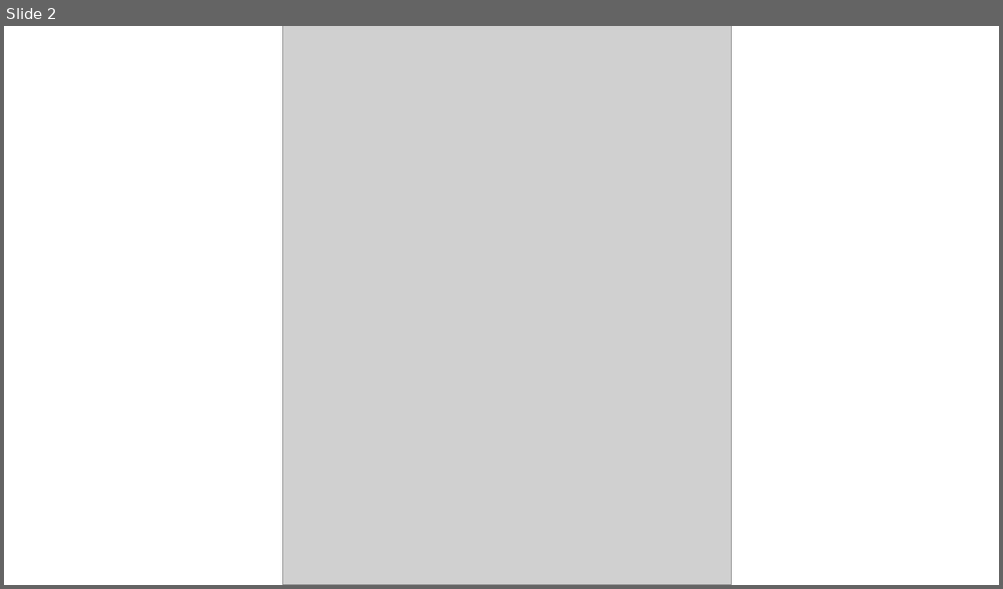
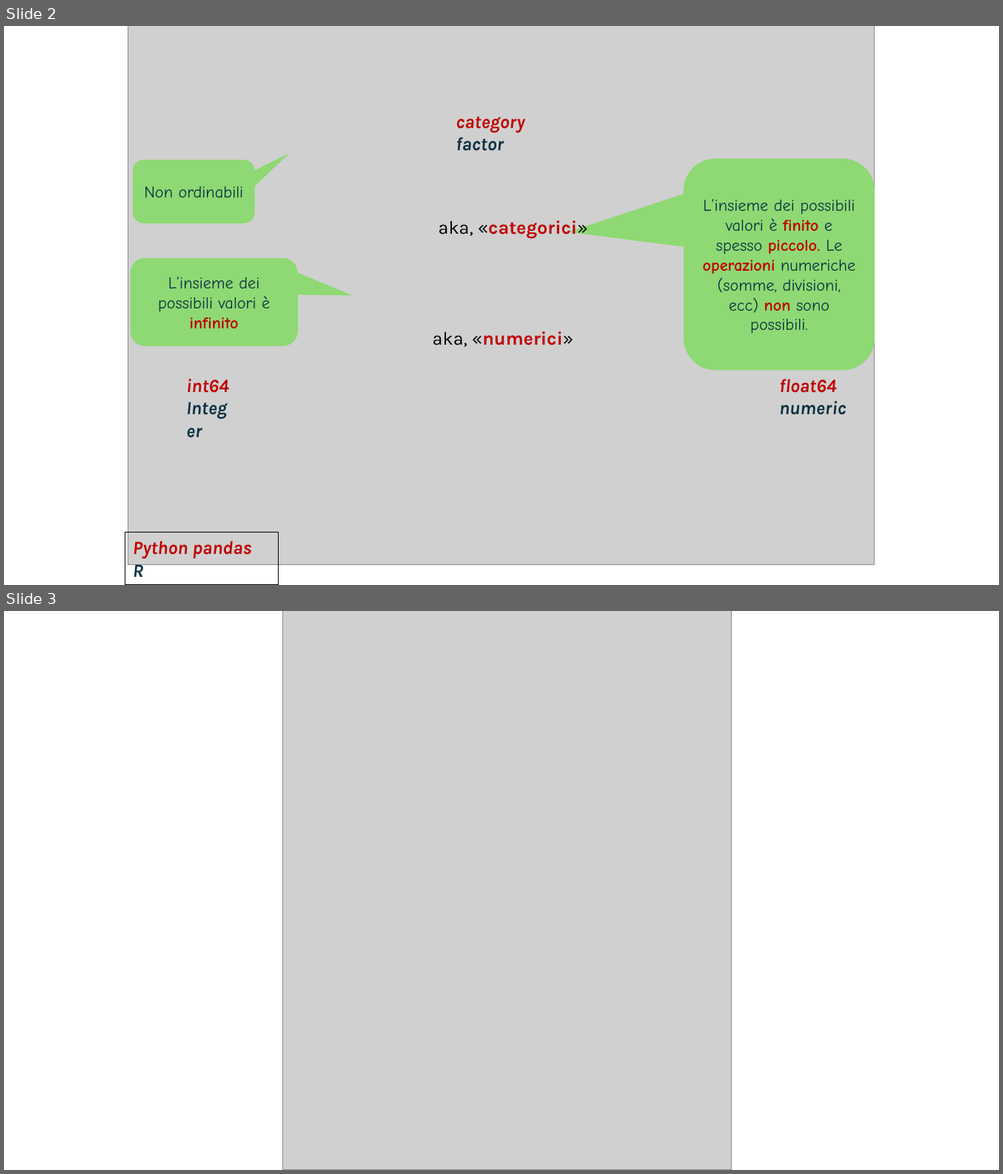
Before and after one commit to antonio-corsi/Corso-ML-Unicredit-settembre-2026, a slide deck: slide.pptx. Shown one above the other, each under a label of ours: slide 2 before the commit, slides 2 and 3 after it. The pictures are 1003x589 and 1003x1174 pixels, drawn with LibreOffice and Linux fonts; fonts in the diff are those of the drawing; grey boxes stand for pictures. Boxes give left, top, right and bottom in pixels: in the first picture for what was removed or moved away, otherwise in the second. Text is boxed around its words. In the diff, an @@ line names an element or a change of style, - is before the commit and + after.

```diff
--- a/slide.pptx
+++ b/slide.pptx
@@ slide 2 added at box(4, 26, 999, 585), background #FFFFFF @@
@@ picture added at box(128, 26, 875, 565) @@
@@ text added at box(455, 116, 524, 151), 18 pt, text #C00000, bold, italic @@
+category
+factor
@@ rounded speech box added at box(684, 158, 875, 371), fill #8ED973, 16 pt, text #0B3041 @@
+L’insieme dei possibili valori è finito e spesso piccolo. Le operazioni numeriche (somme, divisioni, ecc) non sono possibili.
@@ rounded speech box added at box(133, 159, 255, 223), fill #8ED973, 16 pt, text #0B3041 @@
+Non ordinabili
@@ text added at box(438, 221, 588, 238), 18 pt, text #C00000, bold @@
+aka, «categorici»
@@ rounded speech box added at box(130, 258, 297, 346), fill #8ED973, 16 pt, text #0B3041 @@
+L’insieme dei possibili valori è infinito
@@ text added at box(432, 332, 573, 347), 18 pt, text #C00000, bold @@
+aka, «numerici»
@@ text added at box(186, 379, 229, 438), 18 pt, text #0B3041, bold, italic @@
+int64
+Integ er
@@ text added at box(779, 379, 846, 415), 18 pt, text #C00000, bold, italic @@
+float64
+numeric
@@ rectangle added at box(125, 533, 279, 585), outline #000000 0.75 pt, 18 pt, text #C00000, bold, italic @@
+Python pandas
+R
@@ what was slide 2 is now slide 3 @@
```
Also in this commit, not shown: 3 slides changed, 11 other slides added, 2 slides removed, 1 other file.
